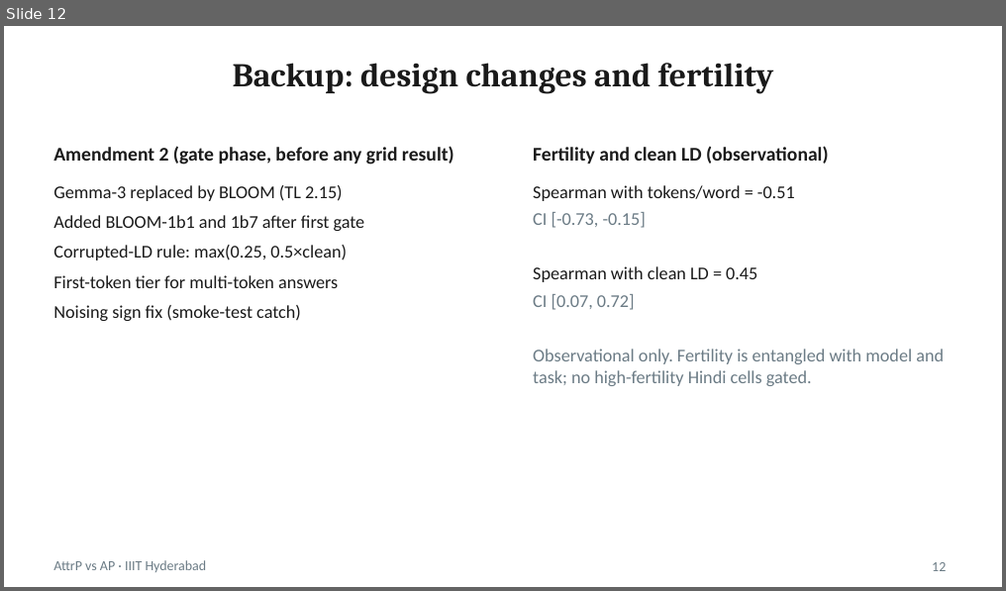
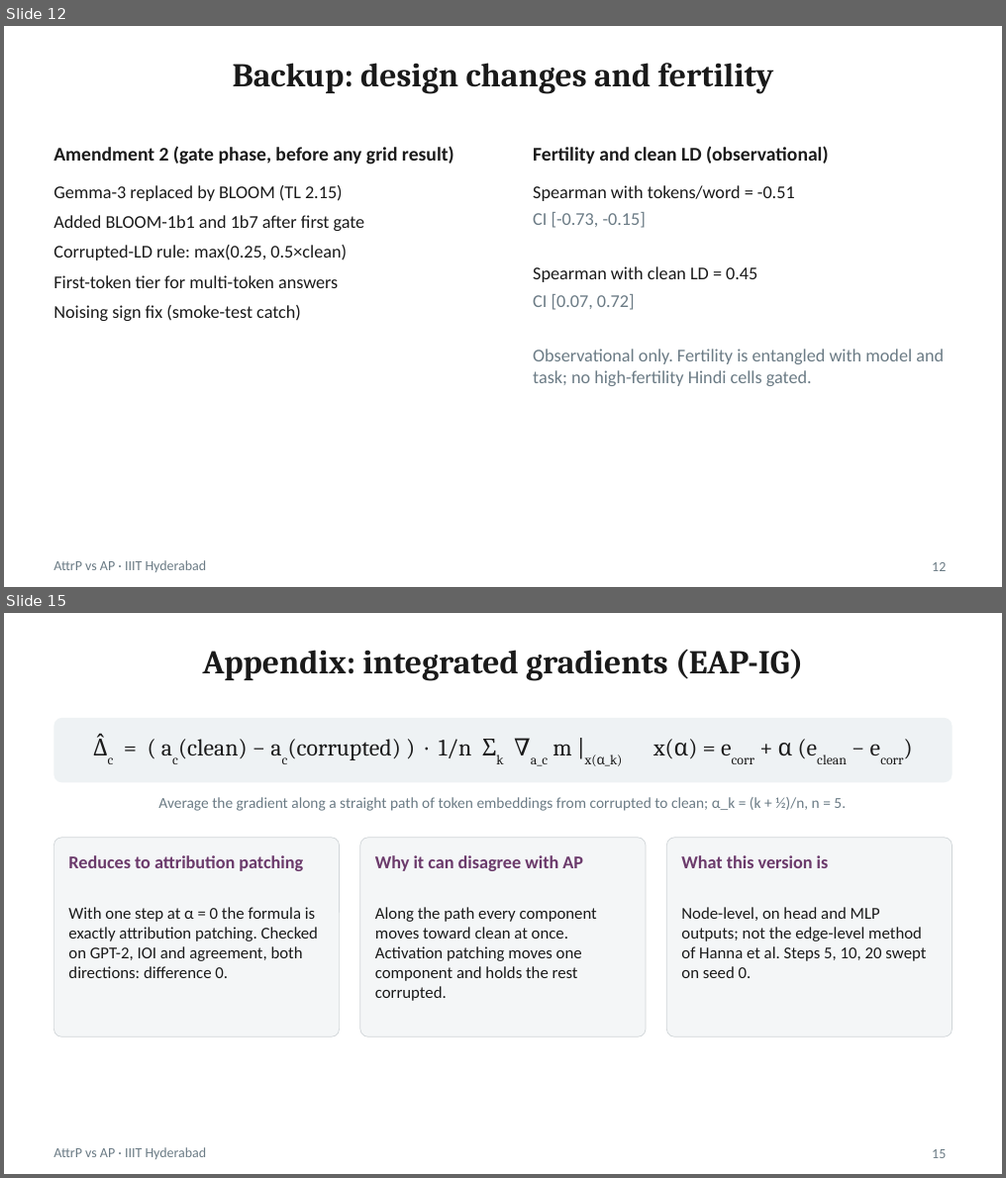
Before and after one commit to hrishirajmitra/attrp-ap-hindi, a slide deck: slides/results/results_deck.pptx. Shown one above the other, each under a label of ours: slide 12 before the commit, slides 12 and 15 after it; the slides between them are not shown. The pictures are 1006x591 and 1006x1178 pixels, drawn with LibreOffice and Linux fonts; fonts in the diff are those of the drawing. Boxes give left, top, right and bottom in pixels: in the first picture for what was removed or moved away, otherwise in the second. Text is boxed around its words. In the diff, an @@ line names an element or a change of style, - is before the commit and + after.

```diff
--- a/slides/results/results_deck.pptx
+++ b/slides/results/results_deck.pptx
@@ slide 15 added at (4, 613, 1002, 1174), background #FFFFFF; not listed: 1 template element that a slide beside it also shows @@
@@ title added at (203, 649, 803, 681), 24 pt, text #1A1A1A, bold @@
+Appendix: integrated gradients (EAP-IG)
@@ rounded rectangle added at (54, 718, 952, 782), fill #EEF2F4 @@
@@ text added at (93, 734, 793, 766), 17 pt, text #1A1A1A @@
+Δ̂c = ( ac(clean) − ac(corrupted) ) · 1/n Σk ∇a_c m |x(α_k) x(α) = ecorr + α (eclean − ecorr)
@@ text added at (158, 797, 846, 811), 11 pt, text #6B7B85 @@
+Average the gradient along a straight path of token embeddings from corrupted to clean; α_k = (k + ½)/n, n = 5.
@@ rounded rectangle added at (54, 838, 340, 1037), fill #F4F6F7, outline #D0D5D8 0.5 pt @@
@@ rounded rectangle added at (360, 838, 646, 1037), fill #F4F6F7, outline #D0D5D8 0.5 pt @@
@@ rounded rectangle added at (666, 838, 952, 1037), fill #F4F6F7, outline #D0D5D8 0.5 pt @@
@@ text added at (68, 856, 303, 871), 13 pt, text #6B3A6B, bold @@
+Reduces to attribution patching
@@ text added at (375, 856, 583, 871), 13 pt, text #6B3A6B, bold @@
+Why it can disagree with AP
@@ text added at (681, 856, 829, 868), 13 pt, text #6B3A6B, bold @@
+What this version is
@@ text added at (68, 907, 318, 978), 12 pt, text #1A1A1A @@
+With one step at α = 0 the formula is exactly attribution patching. Checked on GPT-2, IOI and agreement, both directions: difference 0.
@@ text added at (375, 907, 597, 1001), 12 pt, text #1A1A1A @@
+Along the path every component moves toward clean at once. Activation patching moves one component and holds the rest corrupted.
@@ text added at (681, 907, 926, 978), 12 pt, text #1A1A1A @@
+Node-level, on head and MLP outputs; not the edge-level method of Hanna et al. Steps 5, 10, 20 swept on seed 0.
@@ page number added at (932, 1150, 945, 1158), 10 pt, text #6B7B85 @@
+15
```
Also in this commit, not shown: 5 other slides added, 3 other files.
